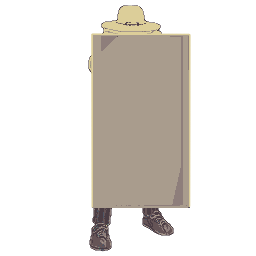
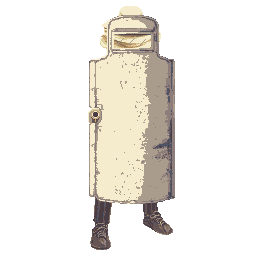
Revision of a layered w=256, h=256 image; what changed, layer by layer:
added layer "Обычный слой 4 (вставлено) Сведено" above "Обычный слой 3" over [left=88, top=5, right=191, bottom=252]
added layer "Обычный слой 3" above "Обычный слой 2" over [left=88, top=5, right=191, bottom=192]
hid "Обычный слой 2" (1st of 2), painted on it over [left=88, top=5, right=191, bottom=252]
removed layer "Обычный слой 2 (вставлено)" (1st of 2) over [left=88, top=5, right=191, bottom=252]
added layer "Обычный слой 2" (2nd of 2) above "Видимый" over [left=88, top=5, right=191, bottom=64]
added layer "Видимый" above "Обычный слой 1" over [left=88, top=5, right=191, bottom=252]